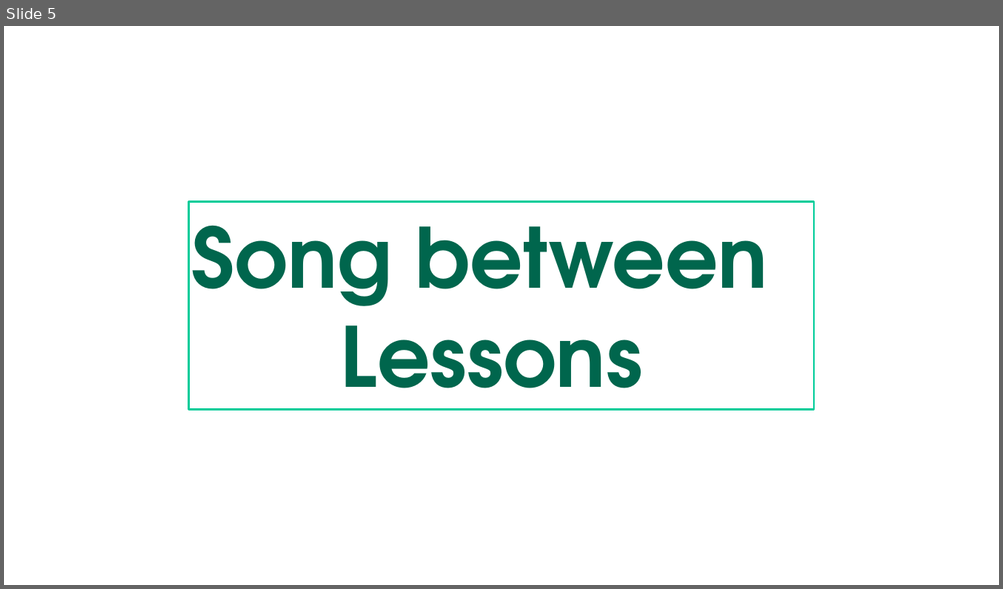
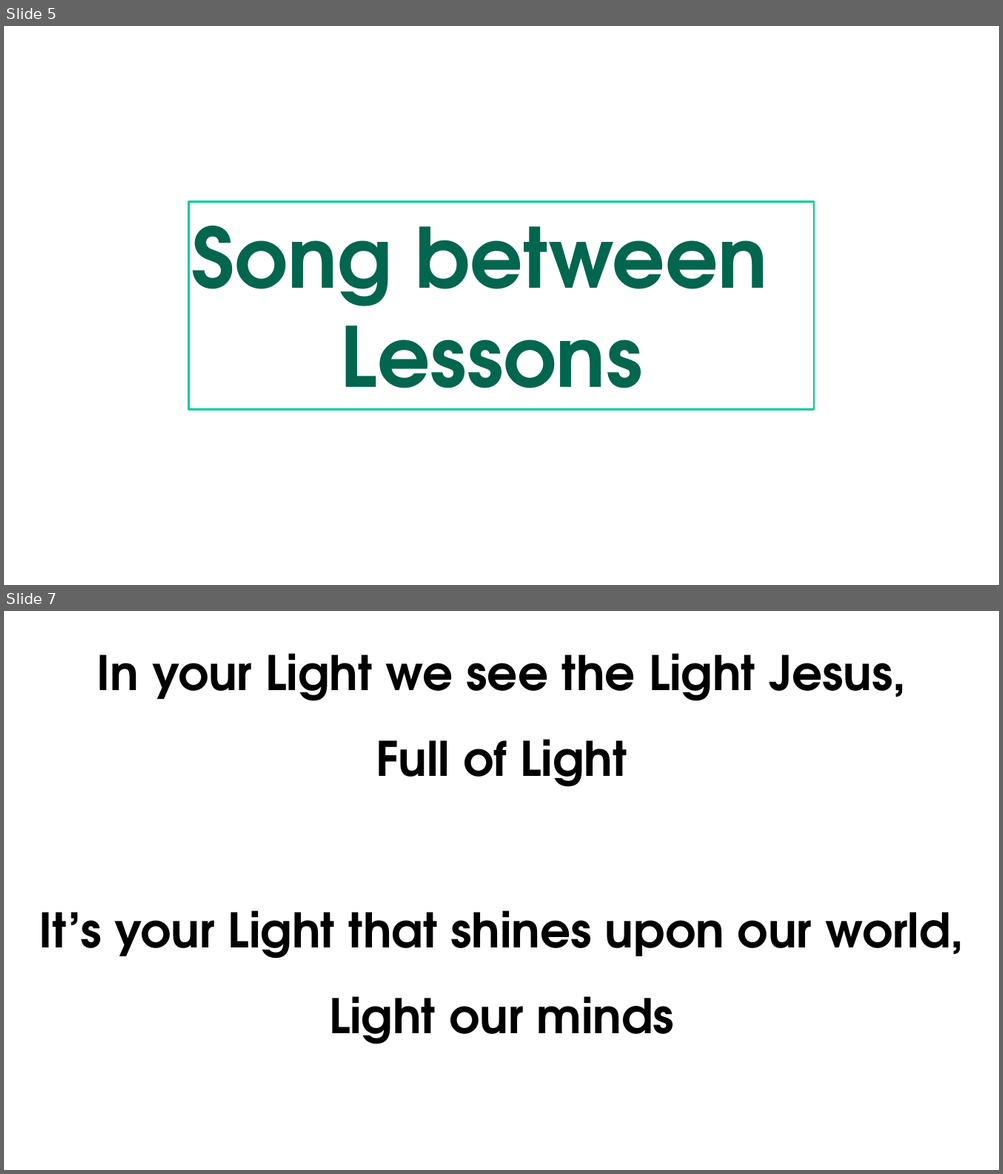
Before and after one commit to gijocode/Church_PPT_Utility, a slide deck: templates/english_arial_service_template.pptx. Shown one above the other, each under a label of ours: slide 5 before the commit, slides 5 and 7 after it; the slides between them are not shown. The pictures are 1003x589 and 1003x1174 pixels, drawn with LibreOffice and Linux fonts; fonts in the diff are those of the drawing. Boxes give left, top, right and bottom in pixels: in the first picture for what was removed or moved away, otherwise in the second. Text is boxed around its words. In the diff, an @@ line names an element or a change of style, - is before the commit and + after.

```diff
--- a/templates/english_arial_service_template.pptx
+++ b/templates/english_arial_service_template.pptx
@@ slide 7 added at [4, 611, 999, 1170], background #FFFFFF @@
@@ text added at [40, 653, 963, 1045], 46 pt, text #000000, bold @@
+In your Light we see the Light Jesus,
+Full of Light
+It’s your Light that shines upon our world,
+Light our minds
```
Also in this commit, not shown: 3 other slides added.
